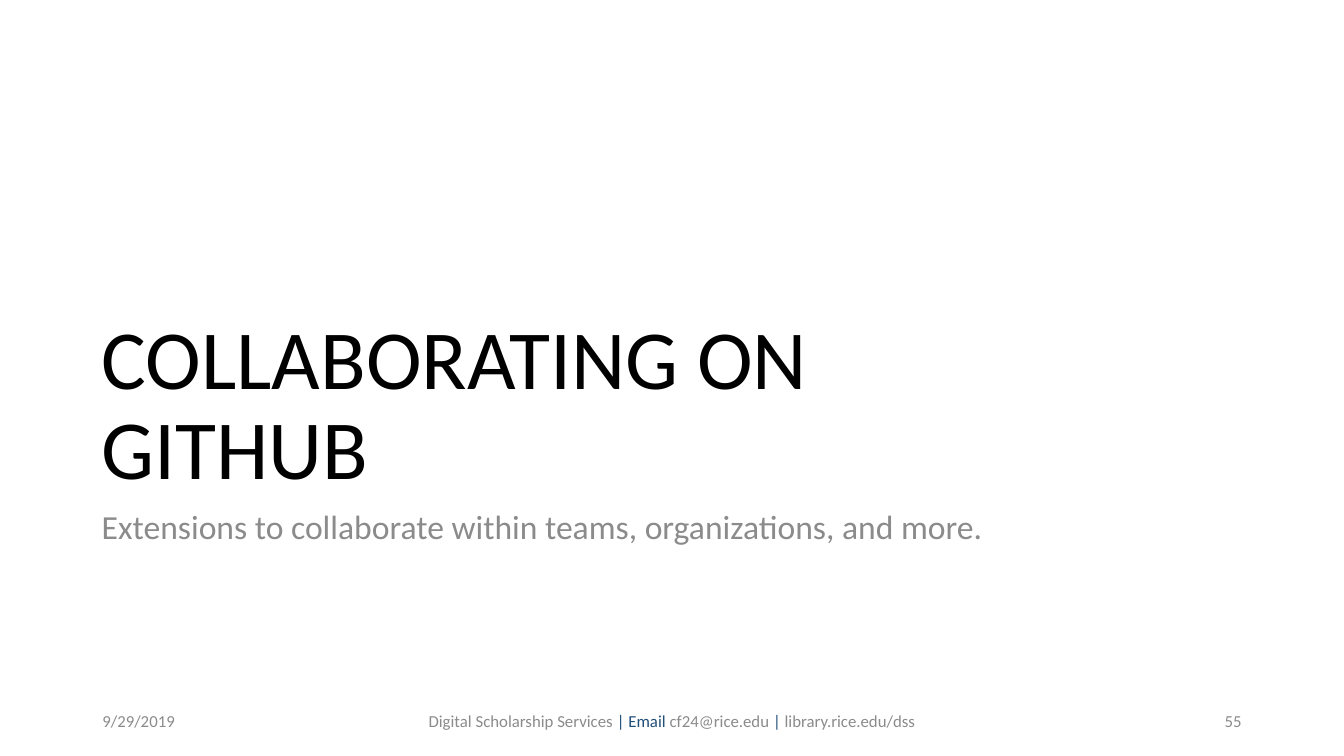
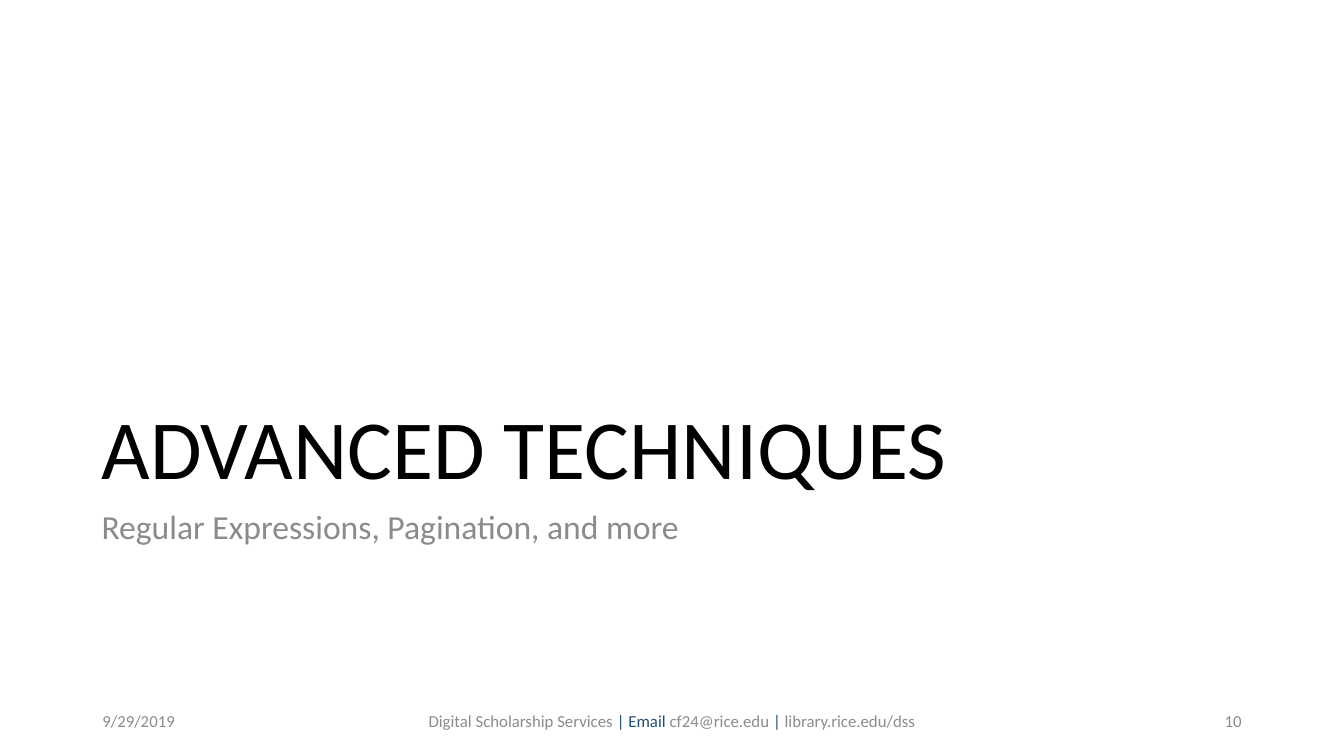
Before and after one commit to bakitybacon/rice-data-and-donuts, a slide deck: slide 10 of webscraping/Web Scraping in Python.pptx (slide 55 before the commit). Drawn at 1344x756 pixels with LibreOffice and Linux fonts; fonts in the diff are those of the drawing; background and template pictures are left out. Boxes give left, top, right and bottom in pixels: in the first picture for what was removed or moved away, otherwise in the second. Text is boxed around its words. In the diff, an @@ line names an element or a change of style, - is before the commit and + after.

```diff
--- a/webscraping/Web Scraping in Python.pptx
+++ b/webscraping/Web Scraping in Python.pptx
@@ text at (102,424,946,490): text changed @@
-COLLABORATING ON
-GITHUB
+ADVANCED TECHNIQUES
@@ text at (102,515,679,545): text changed @@
-Extensions to collaborate within teams, organizations, and more.
+Regular Expressions, Pagination, and more
@@ page number at (1225,716,1242,727): text changed @@
-55
+10
```
Also in this commit, not shown: 9 other slides changed, 3 slides added, 60 slides removed.
